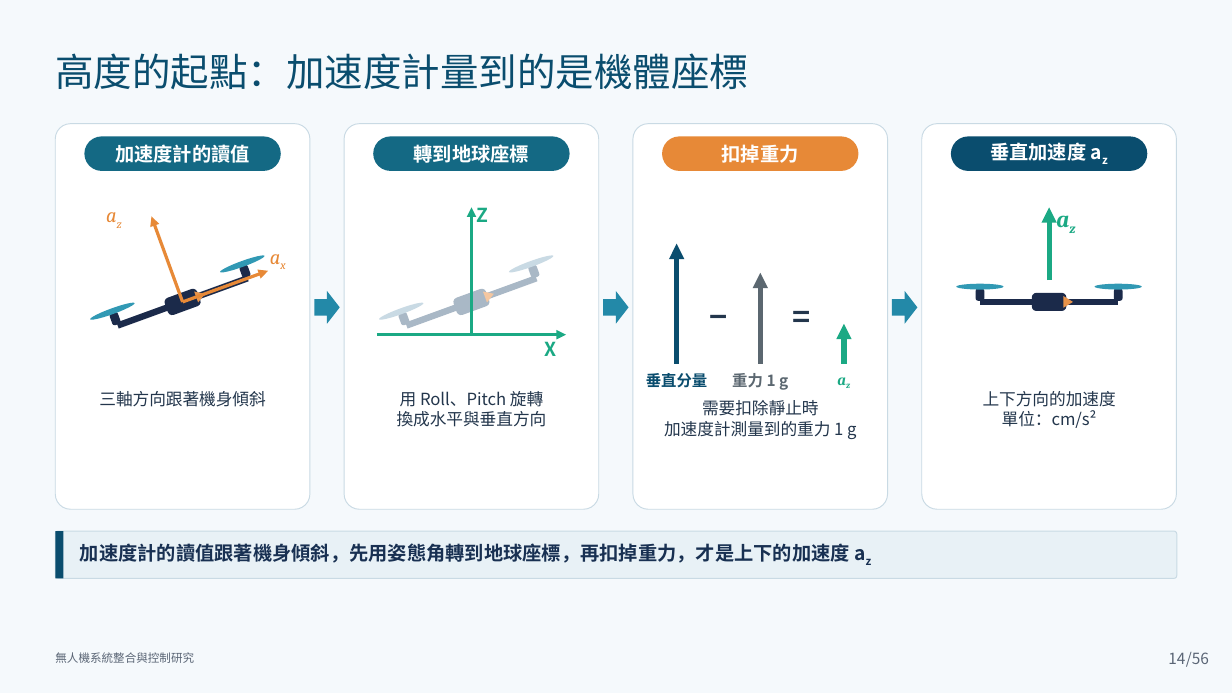
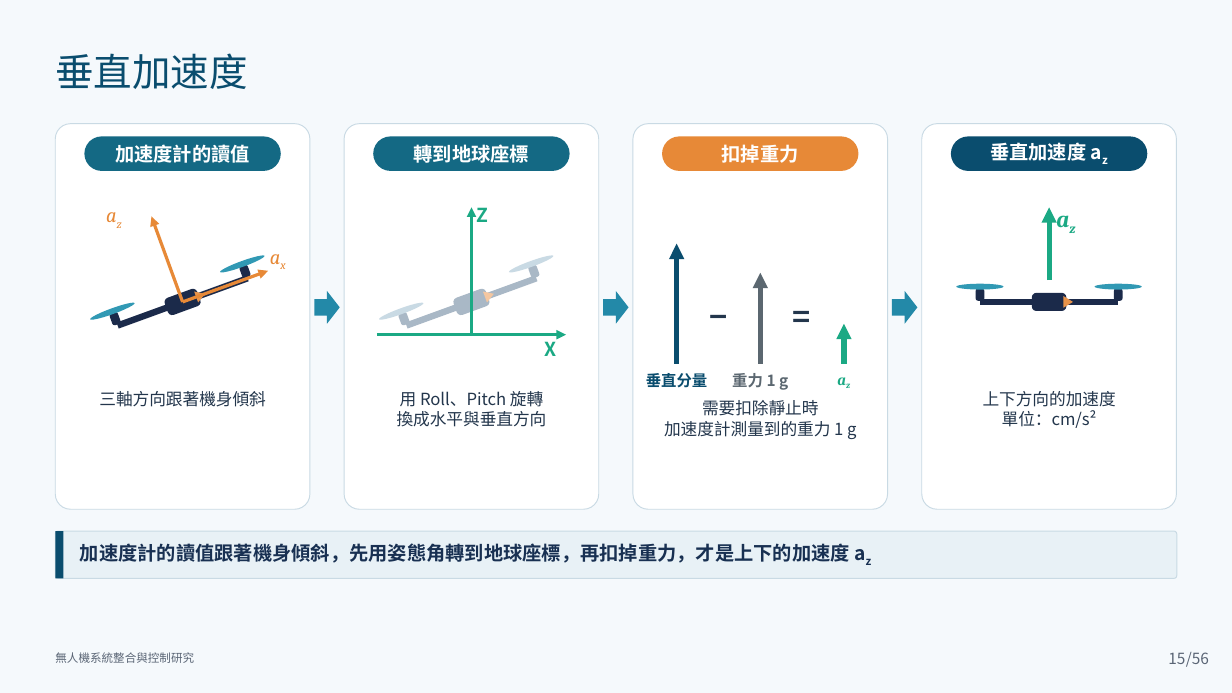
Before and after one commit to lingken1028/-, a slide deck: slide 15 of 無人機系統整合與控制研究_口試簡報 (2).pptx (slide 14 before the commit). Drawn at 1232x693 pixels with LibreOffice and Linux fonts; fonts in the diff are those of the drawing. Boxes give left, top, right and bottom in pixels: in the first picture for what was removed or moved away, otherwise in the second. Text is boxed around its words. In the diff, an @@ line names an element or a change of style, - is before the commit and + after.

```diff
--- a/無人機系統整合與控制研究_口試簡報 (2).pptx
+++ b/無人機系統整合與控制研究_口試簡報 (2).pptx
@@ text at bbox=[55, 53, 247, 89]: text changed @@
-高度的起點：加速度計量到的是機體座標
+垂直加速度
@@ page number at bbox=[1168, 652, 1185, 664]: text changed @@
-14
+15
```
Also in this commit, not shown: 25 other slides changed, 2 slides added.
